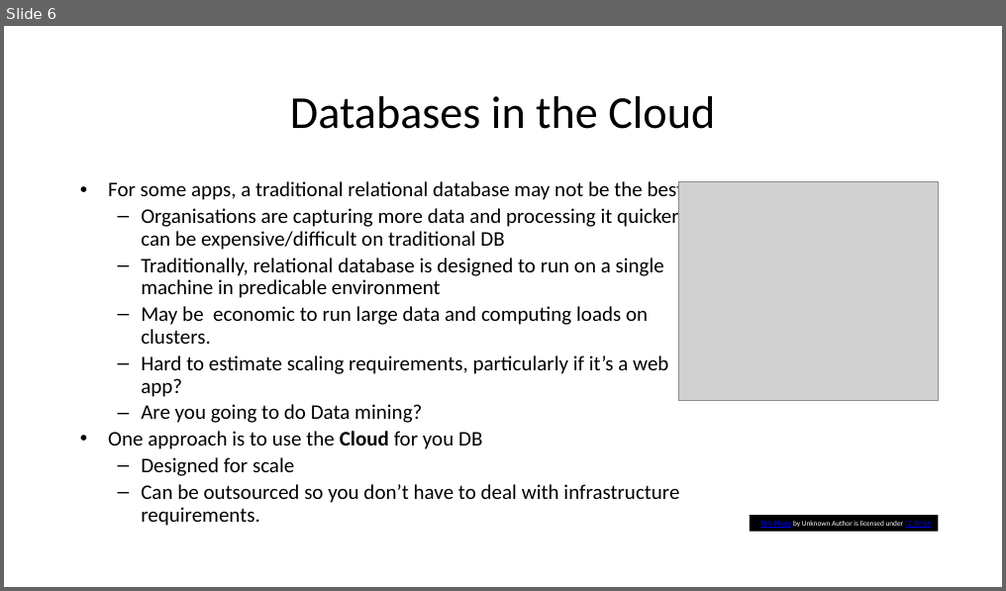
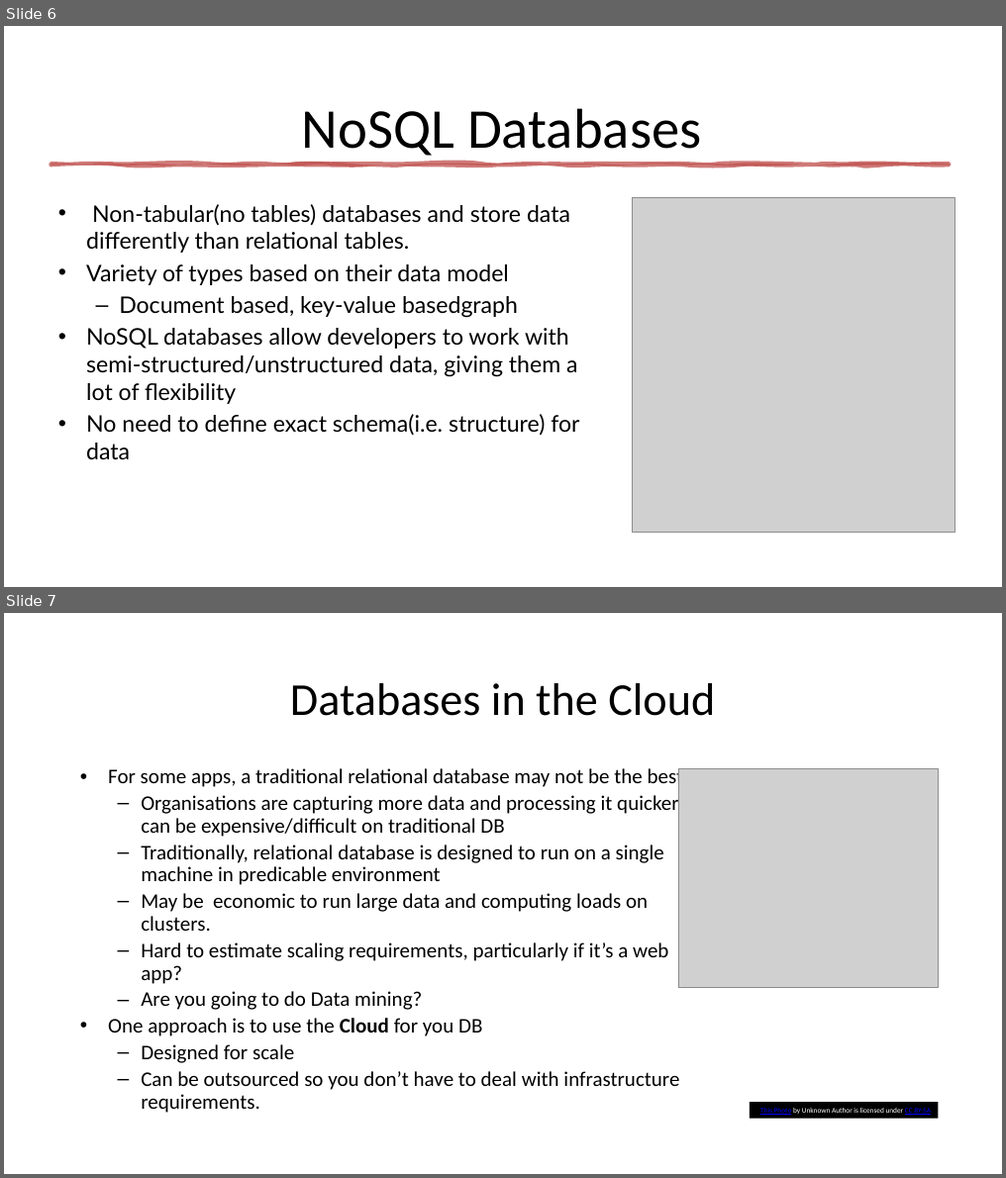
Before and after one commit to diarmuidoconnor/wad2, a slide deck: topic09/talk-0/mongoDB-2020.pptx. Shown one above the other, each under a label of ours: slide 6 before the commit, slides 6 and 7 after it. The pictures are 1006x591 and 1006x1178 pixels, drawn with LibreOffice and Linux fonts; fonts in the diff are those of the drawing; grey boxes stand for pictures. Boxes give left, top, right and bottom in pixels: in the first picture for what was removed or moved away, otherwise in the second. Text is boxed around its words. In the diff, an @@ line names an element or a change of style, - is before the commit and + after.

```diff
--- a/topic09/talk-0/mongoDB-2020.pptx
+++ b/topic09/talk-0/mongoDB-2020.pptx
@@ slide 6 added at (4, 26, 1002, 587), background #FFFFFF @@
@@ title added at (302, 108, 701, 161), 54 pt, text #000000 @@
+NoSQL Databases
@@ freeform shape added at (52, 164, 949, 166), fill #C0504D at 75% opacity, outline #C0504D 3.5 pt @@
@@ picture added at (632, 197, 954, 533) @@
@@ text added at (86, 204, 579, 460), 22 pt, text #000000 @@
+• Non-tabular(no tables) databases and store data differently than relational tables.
+• Variety of types based on their data model
+  – Document based, key-value basedgraph
+• NoSQL databases allow developers to work with semi-structured/unstructured data, giving them a lot of flexibility
+• No need to define exact schema(i.e. structure) for data
@@ what was slide 6 is now slide 7 @@
```
Also in this commit, not shown: 4 slides changed, 1 slide removed, 23 other files.
